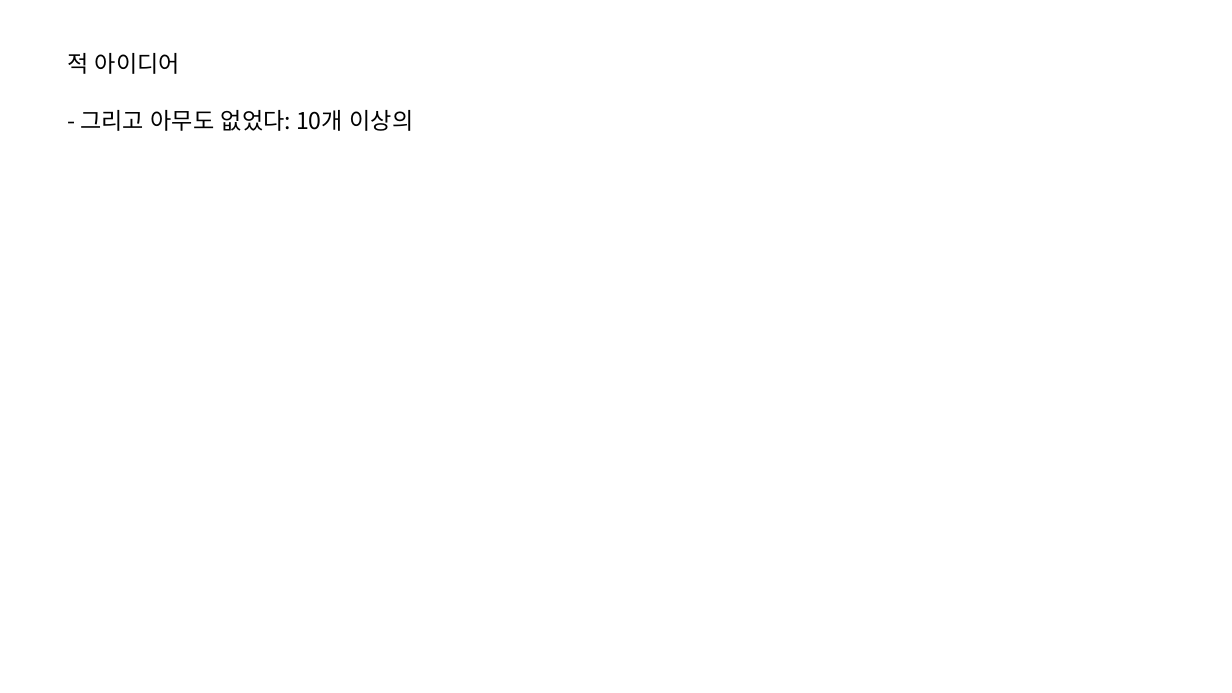
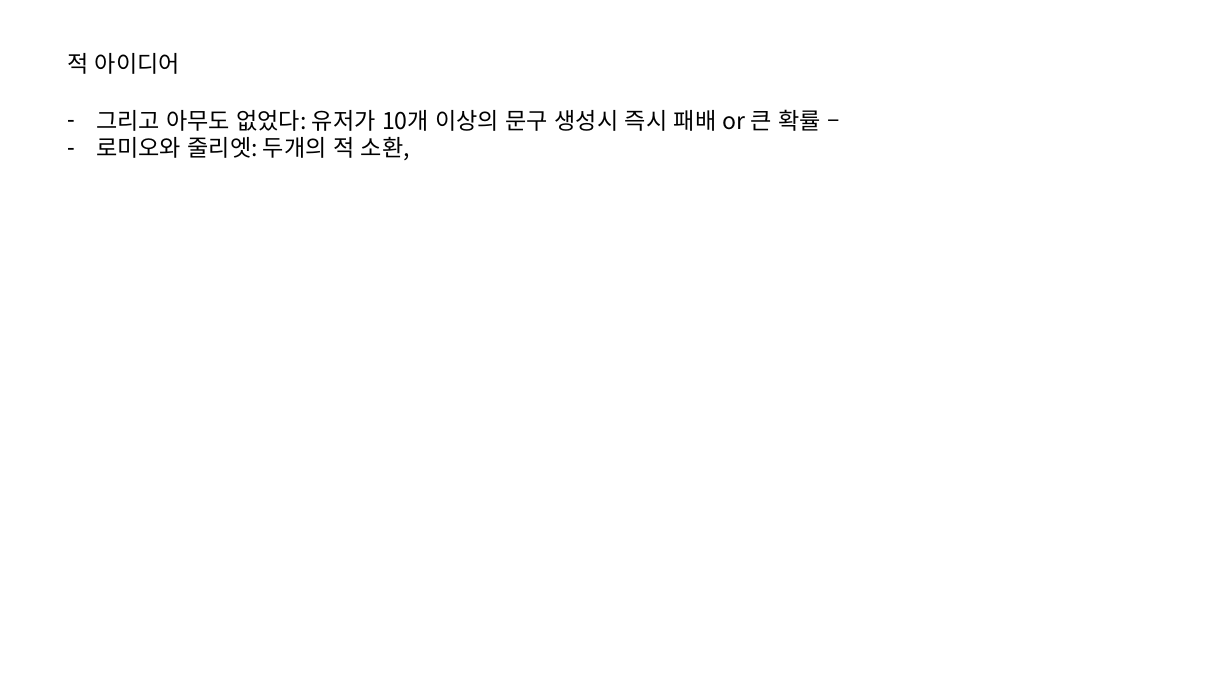
Before and after one commit to IdfKLeh/capstone, a slide deck: slide 5 of 전투.pptx (slide 4 before the commit). Drawn at 1232x693 pixels with LibreOffice and Linux fonts; fonts in the diff are those of the drawing. Boxes give left, top, right and bottom in pixels: in the first picture for what was removed or moved away, otherwise in the second. Text is boxed around its words. In the diff, an @@ line names an element or a change of style, - is before the commit and + after.

```diff
--- a/전투.pptx
+++ b/전투.pptx
@@ text at box(96, 109, 822, 160): text changed @@
-- 그리고 아무도 없었다: 10개 이상의
+– 그리고 아무도 없었다: 유저가 10개 이상의 문구 생성시 즉시 패배 or 큰 확률 –
+– 로미오와 줄리엣: 두개의 적 소환,
```
Also in this commit, not shown: 2 other slides changed, 2 slides added, 1 slide removed, 2 other files.
